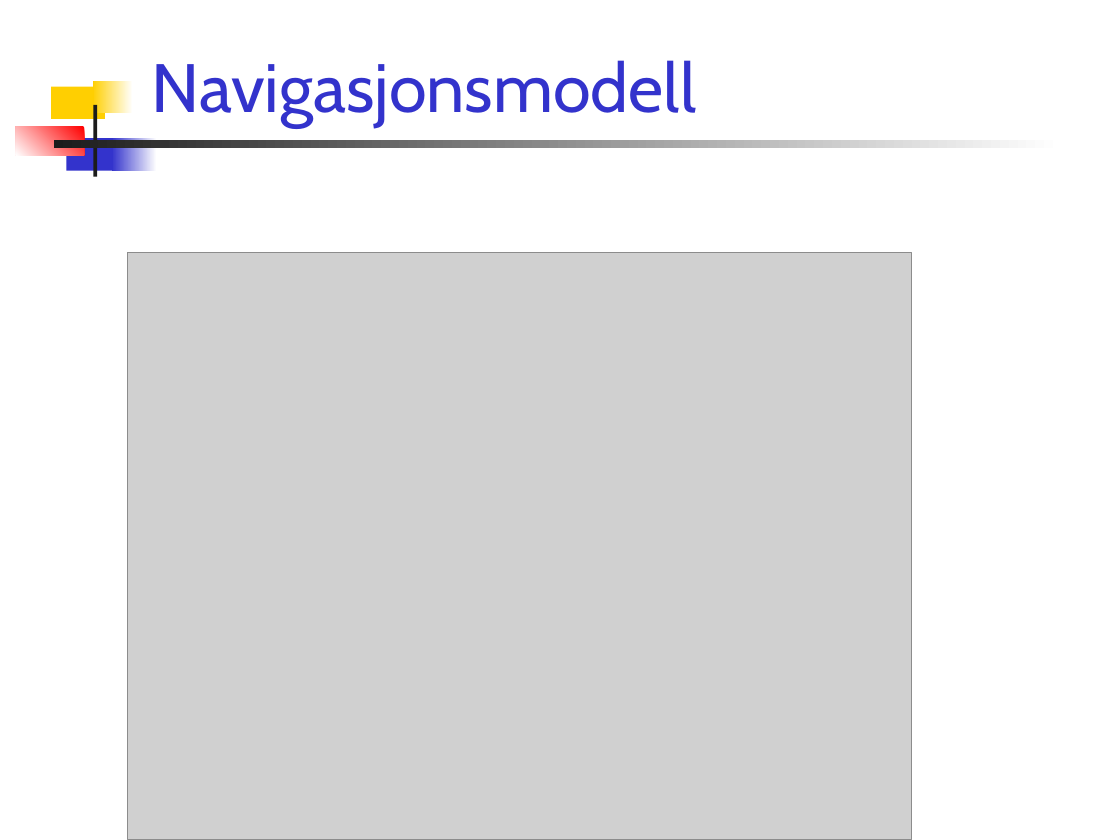
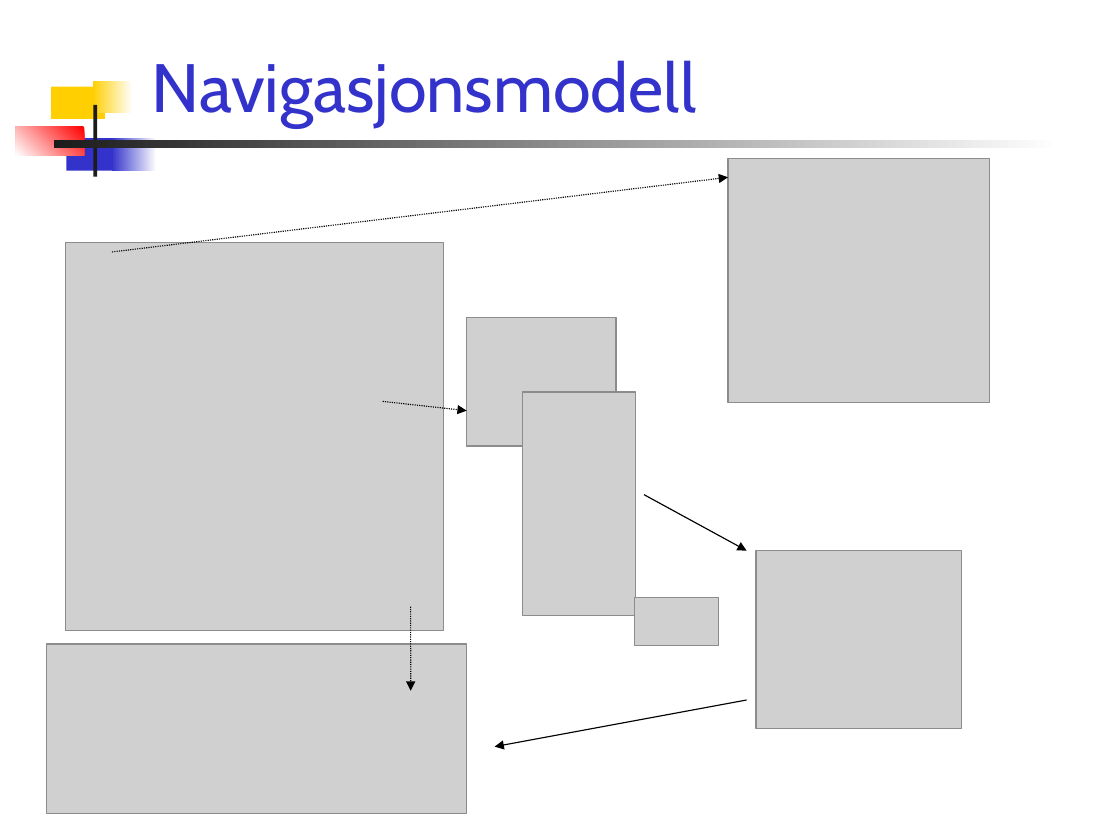
Before and after one commit to PhilJollans/AnkhSVN2019, a slide deck: slide 11 of doc/powerpoint/Subversion_addin_for_VS.NET.ppt (slide 10 before the commit). Drawn at 1120x840 pixels with LibreOffice and Linux fonts; fonts in the diff are those of the drawing; grey boxes stand for pictures. Boxes give left, top, right and bottom in pixels: in the first picture for what was removed or moved away, otherwise in the second. Text is boxed around its words. In the diff, an @@ line names an element or a change of style, - is before the commit and + after.

```diff
--- a/doc/powerpoint/Subversion_addin_for_VS.NET.ppt
+++ b/doc/powerpoint/Subversion_addin_for_VS.NET.ppt
@@ arrow added from (112, 252) to (728, 177), #000000 0.74 pt dashed @@
@@ picture added at (728, 159, 989, 403) @@
@@ picture added at (65, 243, 444, 631) @@
@@ picture added at (467, 317, 616, 446) @@
@@ arrow added from (383, 401) to (467, 411), #000000 0.74 pt dashed @@
@@ picture: place and size @@
-picture at (128, 253, 912, 840)
+picture at (523, 392, 636, 616)
@@ arrow added from (644, 495) to (747, 551), #000000 0.74 pt @@
@@ picture added at (756, 551, 961, 729) @@
@@ picture added at (635, 597, 719, 645) @@
@@ arrow added from (411, 607) to (411, 691), #000000 0.74 pt dashed @@
@@ picture added at (47, 644, 467, 813) @@
@@ arrow added from (747, 700) to (495, 747), #000000 0.74 pt @@
```
Also in this commit, not shown: 17 other slides changed, 1 slide added.
